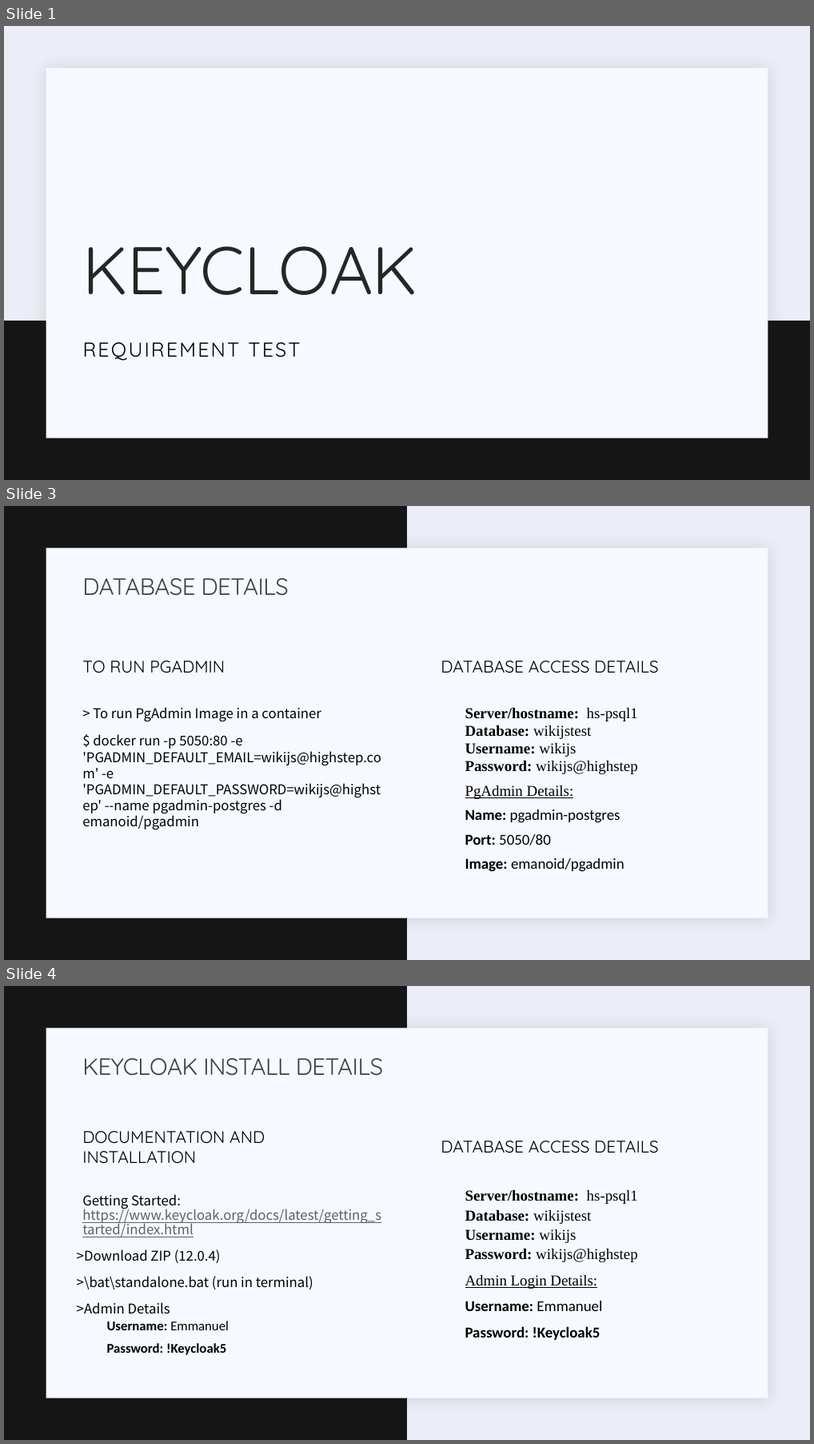
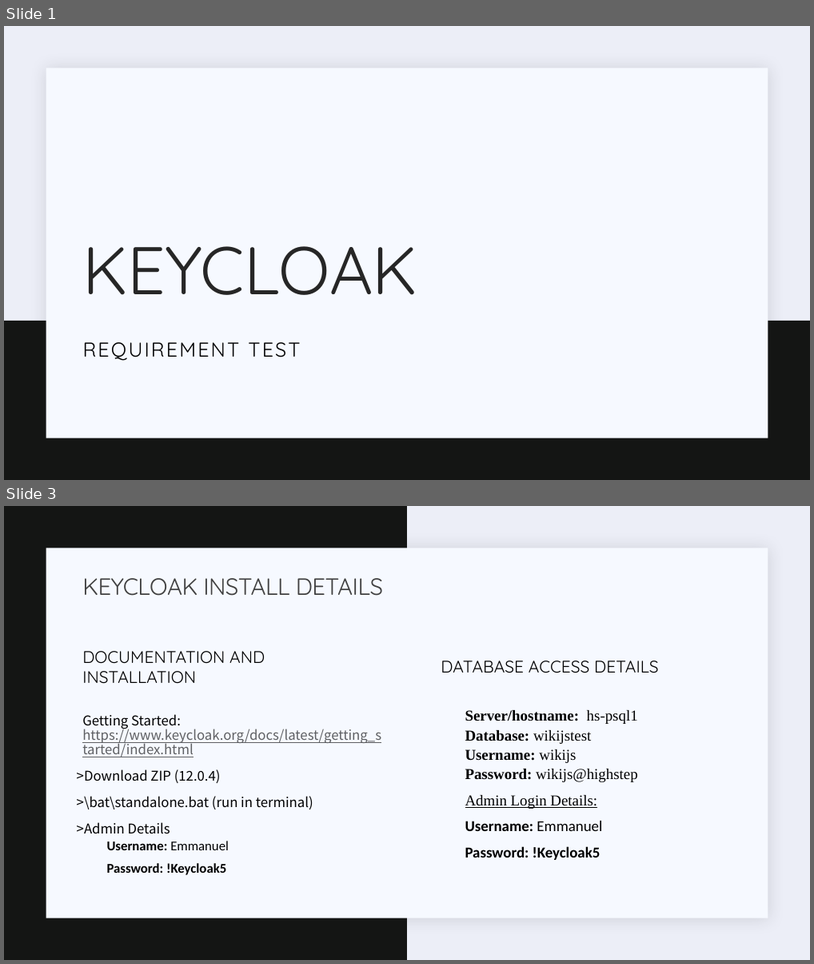
Before and after one commit to Emanoid/React-Keycloak-Application, a slide deck: Keycloak ConfigurationsTest.pptx. Shown one above the other, each under a label of ours: slides 1, 3 and 4 before the commit, slides 1 and 3 after it; the slides between them are not shown. The pictures are 814x1444 and 814x964 pixels, drawn with LibreOffice and Linux fonts; fonts in the diff are those of the drawing. Boxes give left, top, right and bottom in pixels: in the first picture for what was removed or moved away, otherwise in the second. Text is boxed around its words. In the diff, an @@ line names an element or a change of style, - is before the commit and + after.

Commit message:
Updates to Powerpoint, Google Social Login Details

```diff
--- a/Keycloak ConfigurationsTest.pptx
+++ b/Keycloak ConfigurationsTest.pptx
@@ slide 3 removed at box(4, 506, 810, 960), background #ECEEF7; not listed: 2 template elements that a slide beside it also shows @@
@@ title removed at box(82, 578, 289, 596) @@
-DATABASE DETAILS
@@ text removed at box(82, 660, 225, 673) @@
-TO RUN PGADMIN
@@ text removed at box(441, 660, 659, 673) @@
-DATABASE ACCESS DETAILS
@@ text removed at box(82, 707, 382, 830) @@
-  > To run PgAdmin Image in a container
-  $ docker run -p 5050:80 -e 'PGADMIN_DEFAULT_EMAIL=wikijs@highstep.com' -e 'PGADMIN_DEFAULT_PASSWORD=wikijs@highstep' --name pgadmin-postgres -d emanoid/pgadmin
@@ text removed at box(466, 708, 638, 872) @@
-  Server/hostname: hs-psql1
-  Database: wikijstest
-  Username: wikijs
-  Password: wikijs@highstep
-  PgAdmin Details:
-  Name: pgadmin-postgres
-  Port: 5050/80
-  Image: emanoid/pgadmin
@@ what was slide 4 is now slide 3 @@
```
Also in this commit, not shown: 1 slide changed.
